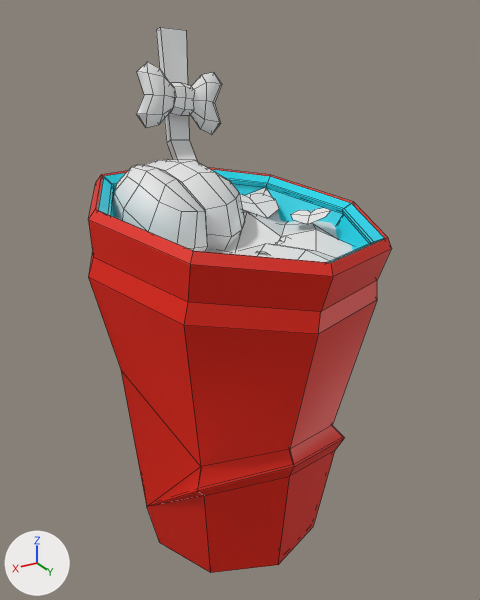
Two versions of the FBX model MGSC/Assets/Project/Art/Environment/Props/Game Play Props/SlushStation/SM_Drink_Fiak.fbx, one commit apart.
Before and after are seen from a camera (50 mm lens) standing at (0.235, 0.403, 0.4) and looking at (-0.011, -0.008, 0.195). Arrows for +X, +Y and +Z are at lower left; the lights stay in place. The first picture is the older version. Mesh edges are drawn as thin lines. Where no turn or scale is listed for an object, it has been applied to the vertices.

The first picture shows 'SM_FiakToppings', 'SM_Glass_Fiak', 'SM_RedGlassTop'.
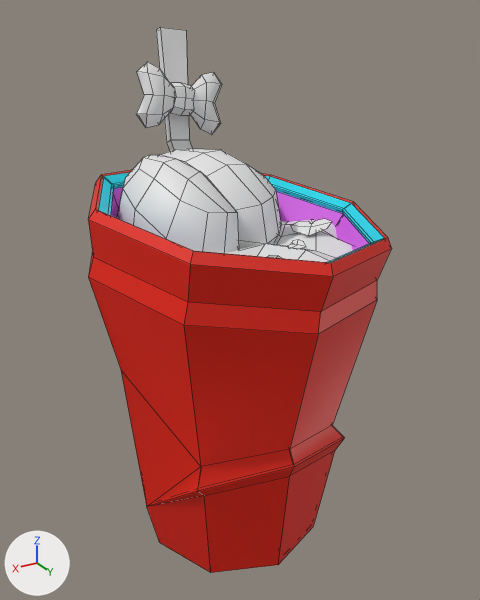
Commit message: update fiak drink

Pixel boxes (x1, y1, x2, y2) of what changed, in the pictures (480 x 600 px; the box of a moved part takes in the faces that stretch with it):
```json
{"object": "SM_FiakToppings", "change": "reshaped", "before": [112, 27, 331, 254], "after": [117, 27, 332, 259]}
{"part": 1, "of": "me_sm_fiaktopping", "change": "moved or reshaped", "before": [257, 251, 268, 254], "after": [268, 255, 282, 259]}
{"part": 2, "of": "me_sm_fiaktopping", "change": "moved or reshaped", "before": [291, 208, 331, 224], "after": [291, 219, 332, 236]}
{"part": 3, "of": "me_sm_fiaktopping", "change": "moved or reshaped", "before": [276, 237, 287, 243], "after": [287, 240, 306, 249]}
{"part": 4, "of": "me_sm_fiaktopping", "change": "moved or reshaped", "before": [112, 159, 244, 252], "after": [117, 149, 281, 253]}
{"part": 5, "of": "me_sm_glass_fiak", "change": "recoloured", "before": [111, 189, 369, 251], "after": [111, 189, 369, 251]}
```

Edits to the scene script, one JSON object a line:
```json
{"block": "me_sm_glass_fiak", "where": "me_sm_glass_fiak.from_pydata(...)  # 208 vertices, 210 faces; spans x -0.112..0.11, y -0.108..0.115, z -0.003..0.291"}
{"block": "me_sm_glass_fiak", "where": "# used by ob_sm_glass_fiak; location = (0.0, 0.0, 0.0)"}
{"block": "me_sm_glass_fiak", "change": "me_sm_glass_fiak part 5: 14 of the faces centred in x -0.079..0.078, y -0.076..0.082, z 0.234..0.266 switch from mat_id1_001 (cyan #00d3e7) to mat_id2_001 (pink #d55ce7)"}
{"block": "me_sm_fiaktopping", "where": "# used by ob_sm_fiaktoppings; location = (0.0, 0.0, 0.0)"}
{"op": "remove", "block": "me_sm_fiaktopping", "code": "me_sm_fiaktopping.from_pydata(...)  # 232 vertices, 191 faces; spans x -0.079..0.077, y -0.141..0.056, z 0.039..0.39"}
{"op": "add", "block": "me_sm_fiaktopping", "code": "me_sm_fiaktopping.from_pydata(...)  # 232 vertices, 191 faces; spans x -0.071..0.078, y -0.141..0.076, z 0.039..0.39"}
{"block": "me_sm_fiaktopping", "change": "me_sm_fiaktopping part 1: the loose piece of 11 vertices spanning x -0.003..0.012, y 0.038..0.056, z 0.246..0.256 is moved by (0.003, 0.02, 0.004)"}
{"block": "me_sm_fiaktopping", "change": "me_sm_fiaktopping part 2: the loose piece of 11 vertices spanning x -0.079..-0.052, y -0.007..0.02, z 0.257..0.263 is moved by (0.007, 0.011, -0.005)"}
{"block": "me_sm_fiaktopping", "change": "me_sm_fiaktopping part 3: the loose piece of 11 vertices spanning x -0.039..-0.025, y 0.013..0.026, z 0.246..0.248 is moved by (0.003, 0.02, 0.004)"}
{"block": "me_sm_fiaktopping", "change": "me_sm_fiaktopping part 4: 64 of the vertices in x -0.022..0.077, y -0.078..0.018, z 0.234..0.3 are scaled about their middle by 1.2, then moved by (-0.009, 0.02, 0.003)"}
```
